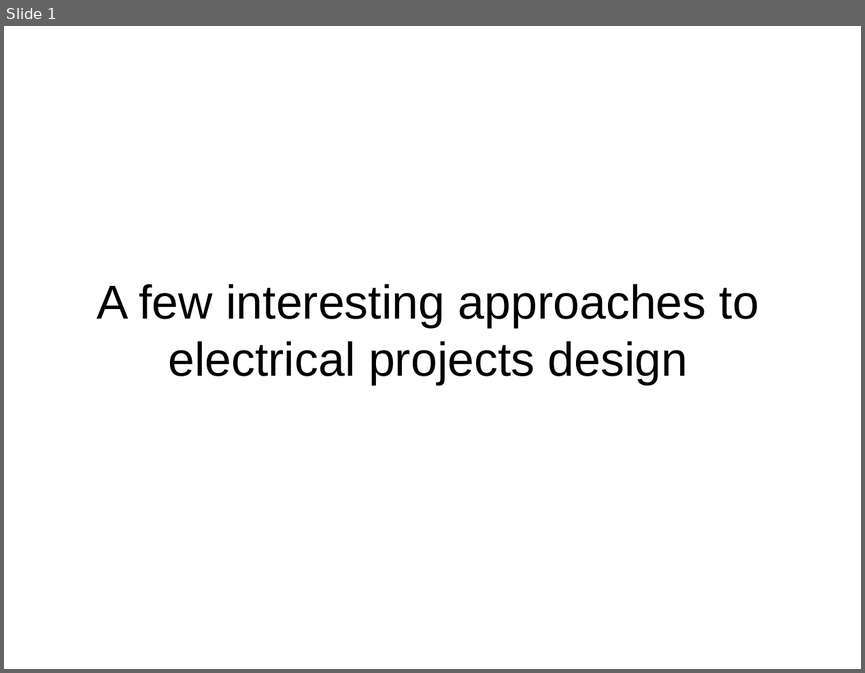
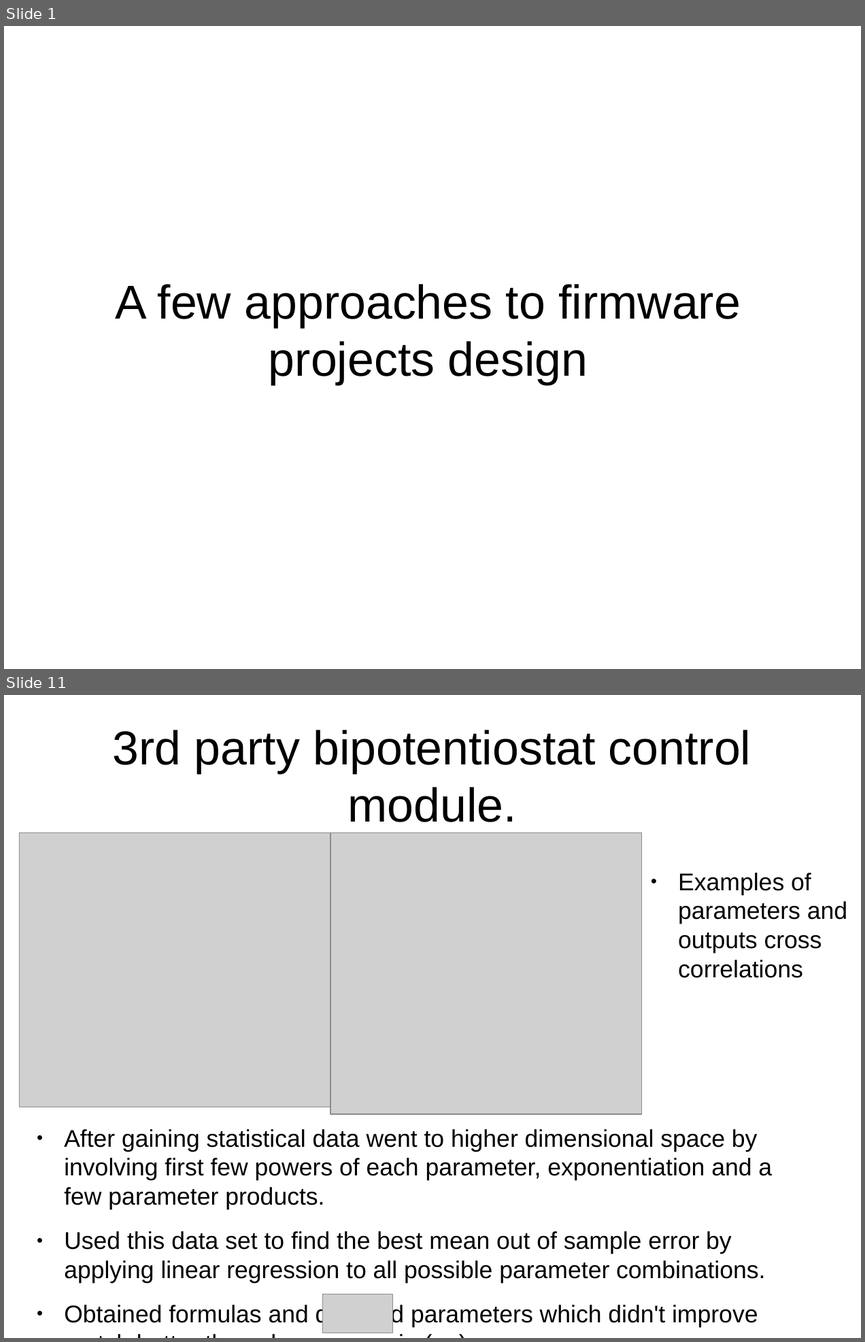
Before and after one commit to z80/mapper, a slide deck: docs/pres/pres.odp. Shown one above the other, each under a label of ours: slide 1 before the commit, slides 1 and 11 after it; the slides between them are not shown. The pictures are 865x673 and 865x1342 pixels, drawn with LibreOffice and Linux fonts; fonts in the diff are those of the drawing; grey boxes stand for pictures. Boxes give left, top, right and bottom in pixels: in the first picture for what was removed or moved away, otherwise in the second. Text is boxed around its words. In the diff, an @@ line names an element or a change of style, - is before the commit and + after.

```diff
--- a/docs/pres/pres.odp
+++ b/docs/pres/pres.odp
@@ slide 11 added at (4, 695, 861, 1338), background #FFFFFF @@
@@ title added at (113, 730, 751, 822), 44 pt, text #000000 @@
+3rd party bipotentiostat control module.
@@ picture added at (20, 832, 330, 1107) @@
@@ picture added at (330, 832, 642, 1114) @@
@@ text added at (678, 872, 847, 978), 22.4 pt, text #000000 @@
+● Examples of parameters and outputs cross correlations
@@ text added at (64, 1129, 772, 1327), 22.4 pt, text #000000 @@
+● After gaining statistical data went to higher dimensional space by involving first few powers of each parameter, exponentiation and a few parameter products.
+● Used this data set to find the best mean out of sample error by applying linear regression to all possible parameter combinations.
+● Obtained formulas and dropped parameters which didn't improve match better then chosen margin ( )
@@ picture added at (323, 1293, 393, 1333) @@
@@ slide 1 changed as well @@
@@ title at (116, 284, 740, 384): text changed @@
-A few interesting approaches to electrical projects design
+A few approaches to firmware projects design
```
Also in this commit, not shown: 1 other slide changed, 10 other slides added, 4 other files.
